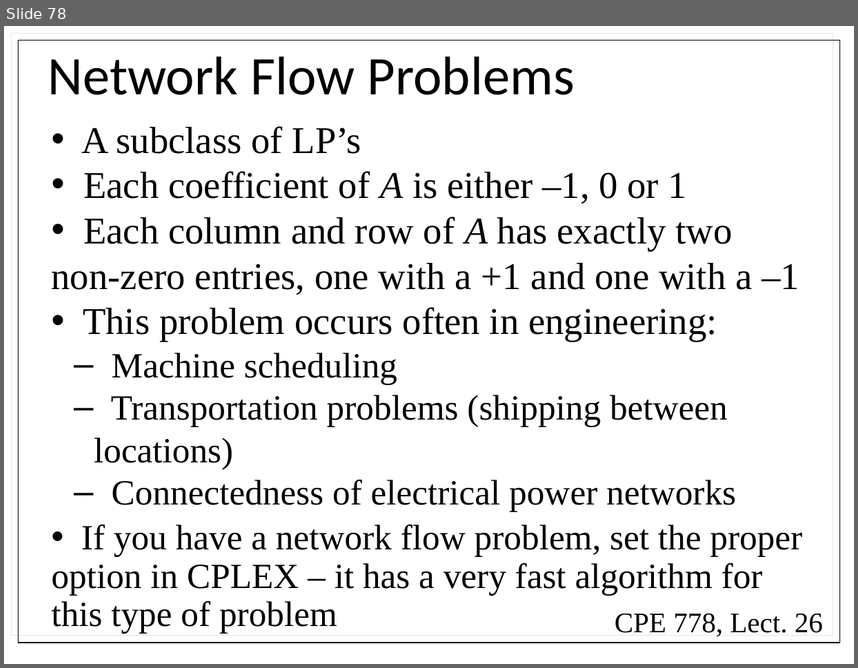
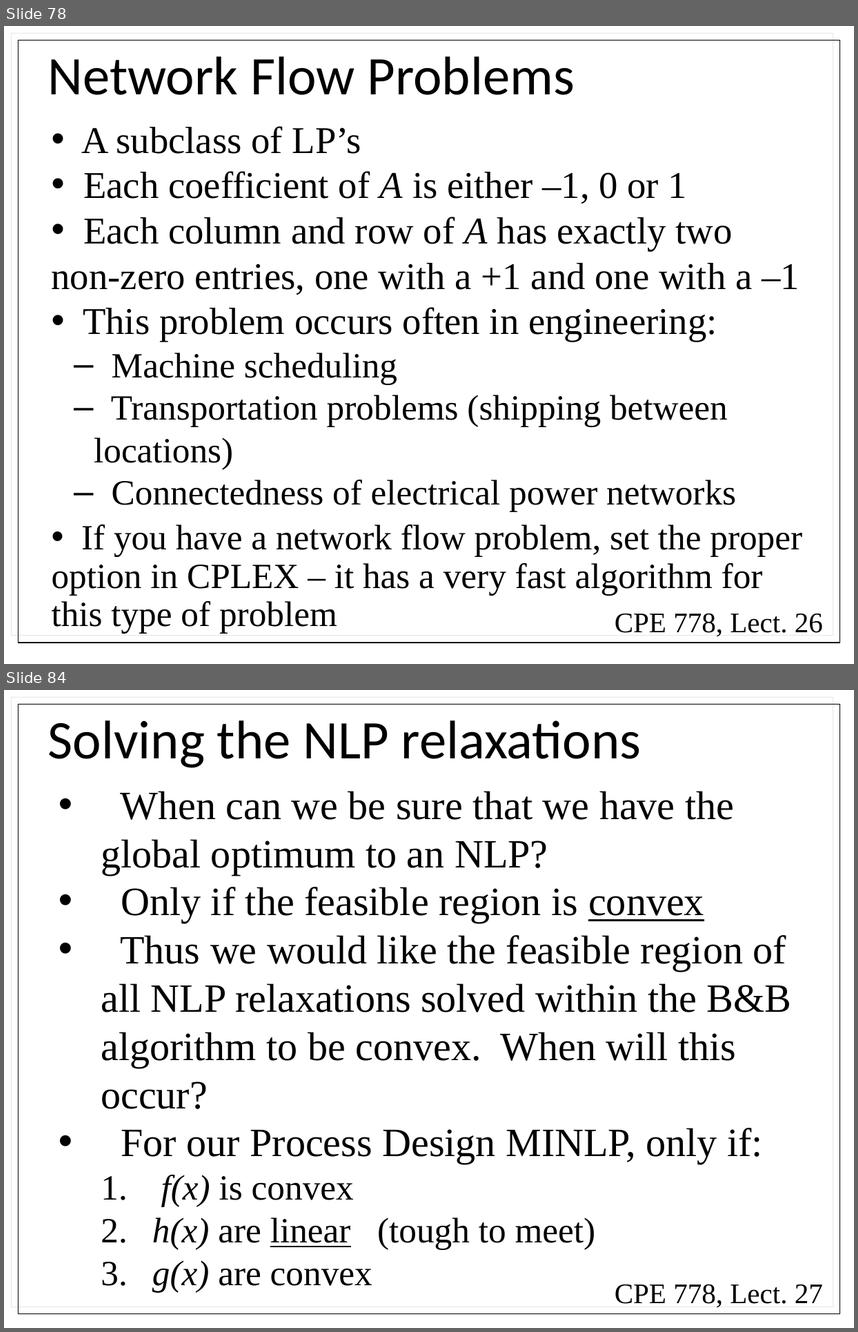
Before and after one commit to powersthegreat/CPE_778, a slide deck: exams/exam_2/Lectures/Combined Lectures.pptx. Shown one above the other, each under a label of ours: slide 78 before the commit, slides 78 and 84 after it; the slides between them are not shown. The pictures are 858x668 and 858x1332 pixels, drawn with LibreOffice and Linux fonts; fonts in the diff are those of the drawing. Boxes give left, top, right and bottom in pixels: in the first picture for what was removed or moved away, otherwise in the second. Text is boxed around its words. In the diff, an @@ line names an element or a change of style, - is before the commit and + after.

```diff
--- a/exams/exam_2/Lectures/Combined Lectures.pptx
+++ b/exams/exam_2/Lectures/Combined Lectures.pptx
@@ slide 84 added at (4, 690, 854, 1328), background #FFFFFF @@
@@ rectangle added at (18, 704, 840, 1314), outline #000000 0.75 pt @@
@@ title added at (48, 720, 641, 768), 46 pt, text #000000 @@
+Solving the NLP relaxations
@@ text added at (101, 791, 791, 1292), 34 pt, text #000000 @@
+• When can we be sure that we have the global optimum to an NLP?
+• Only if the feasible region is convex
+• Thus we would like the feasible region of all NLP relaxations solved within the B&B algorithm to be convex. When will this occur?
+• For our Process Design MINLP, only if:
+  1. f(x) is convex
+  2. h(x) are linear (tough to meet)
+  3. g(x) are convex
@@ text added at (615, 1283, 823, 1307), 24 pt, text #000000 @@
+CPE 778, Lect. 27
```
Also in this commit, not shown: 18 other slides added, 10 other files.
